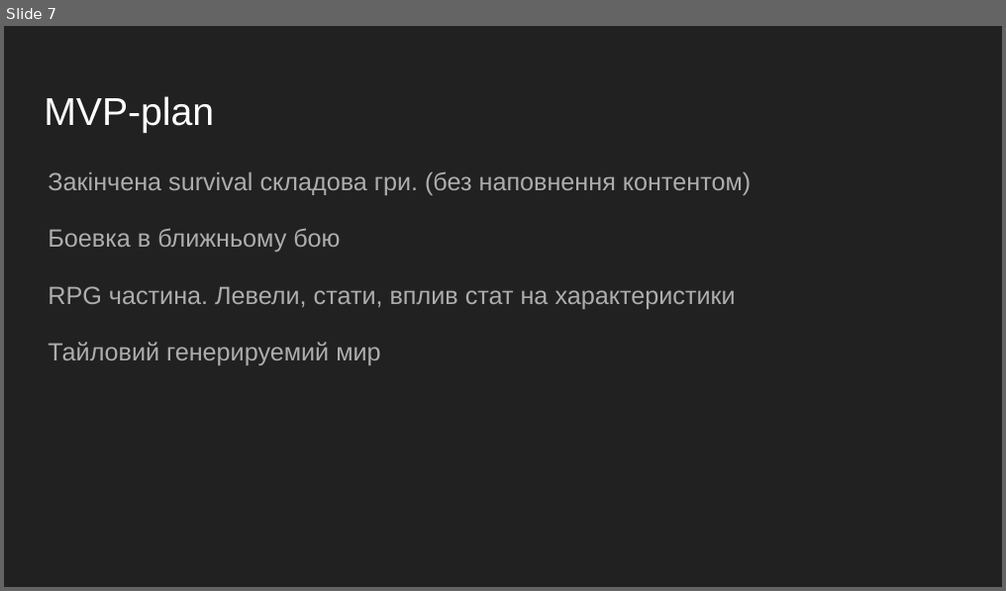
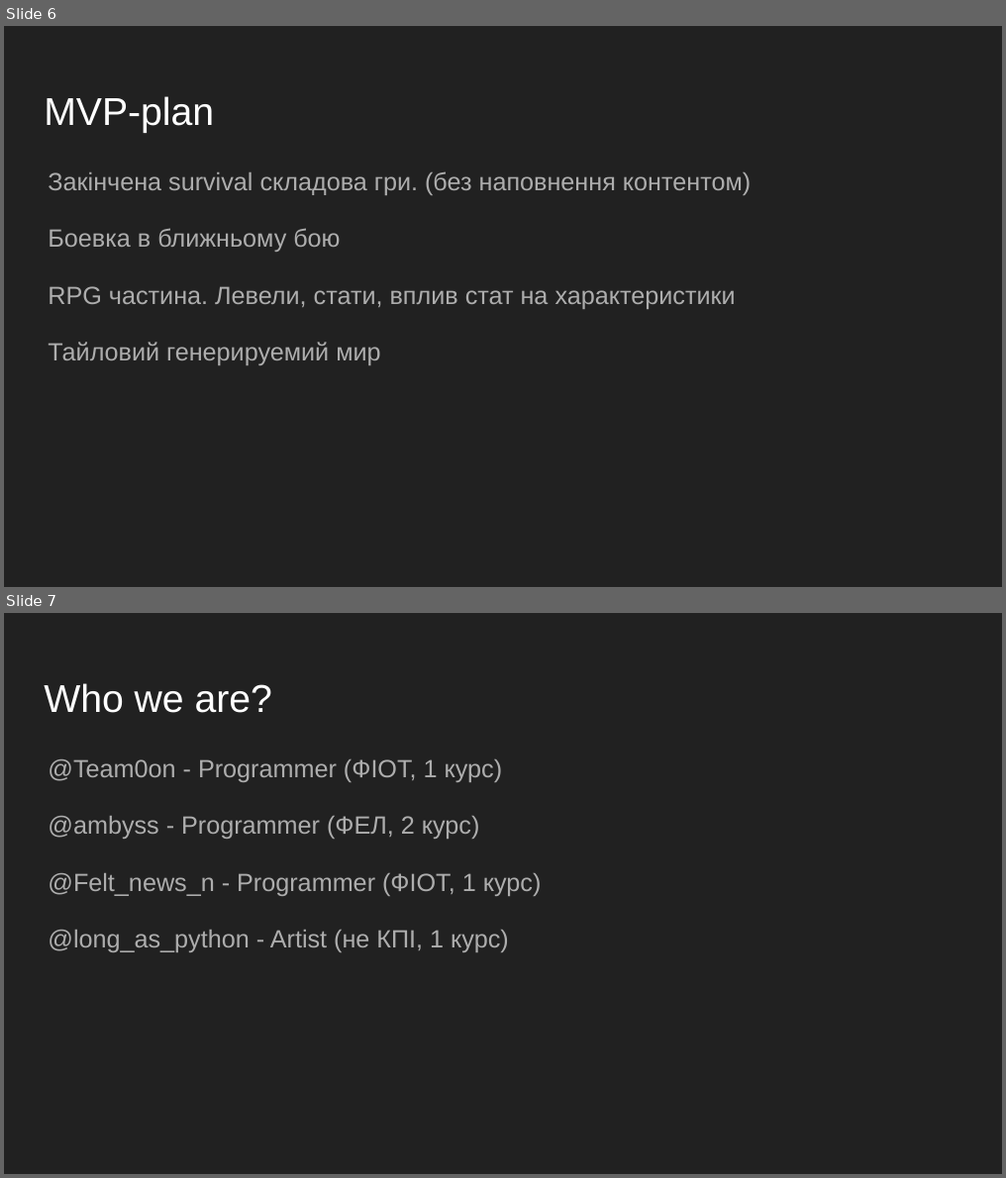
Before and after one commit to Team-on-gamejams/Cave, a slide deck: Docs/Game presentation.pptx. Shown one above the other, each under a label of ours: slide 7 before the commit, slides 6 and 7 after it. The pictures are 1006x591 and 1006x1178 pixels, drawn with LibreOffice and Linux fonts; fonts in the diff are those of the drawing. Boxes give left, top, right and bottom in pixels: in the first picture for what was removed or moved away, otherwise in the second. Text is boxed around its words. In the diff, an @@ line names an element or a change of style, - is before the commit and + after.

```diff
--- a/Docs/Game presentation.pptx
+++ b/Docs/Game presentation.pptx
@@ slide 7 added at <box>4,613,1002,1174</box>, background #212121 @@
@@ title added at <box>44,683,272,713</box>, 28 pt, text #FFFFFF @@
+Who we are?
@@ text added at <box>48,760,542,953</box>, 18 pt, text #ADADAD @@
+@Team0on - Programmer (ФІОТ, 1 курс)
+@ambyss - Programmer (ФЕЛ, 2 курс)
+@Felt_news_n - Programmer (ФІОТ, 1 курс)
+@long_as_python - Artist (не КПІ, 1 курс)
@@ what was slide 7 is now slide 6 @@
```
Also in this commit, not shown: 3 slides changed, 1 slide removed.
